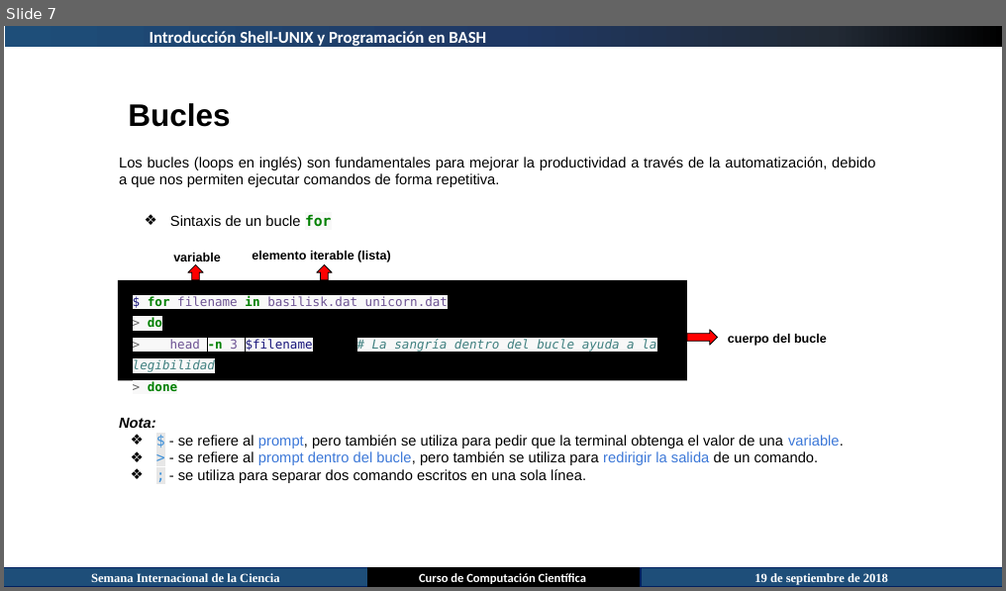
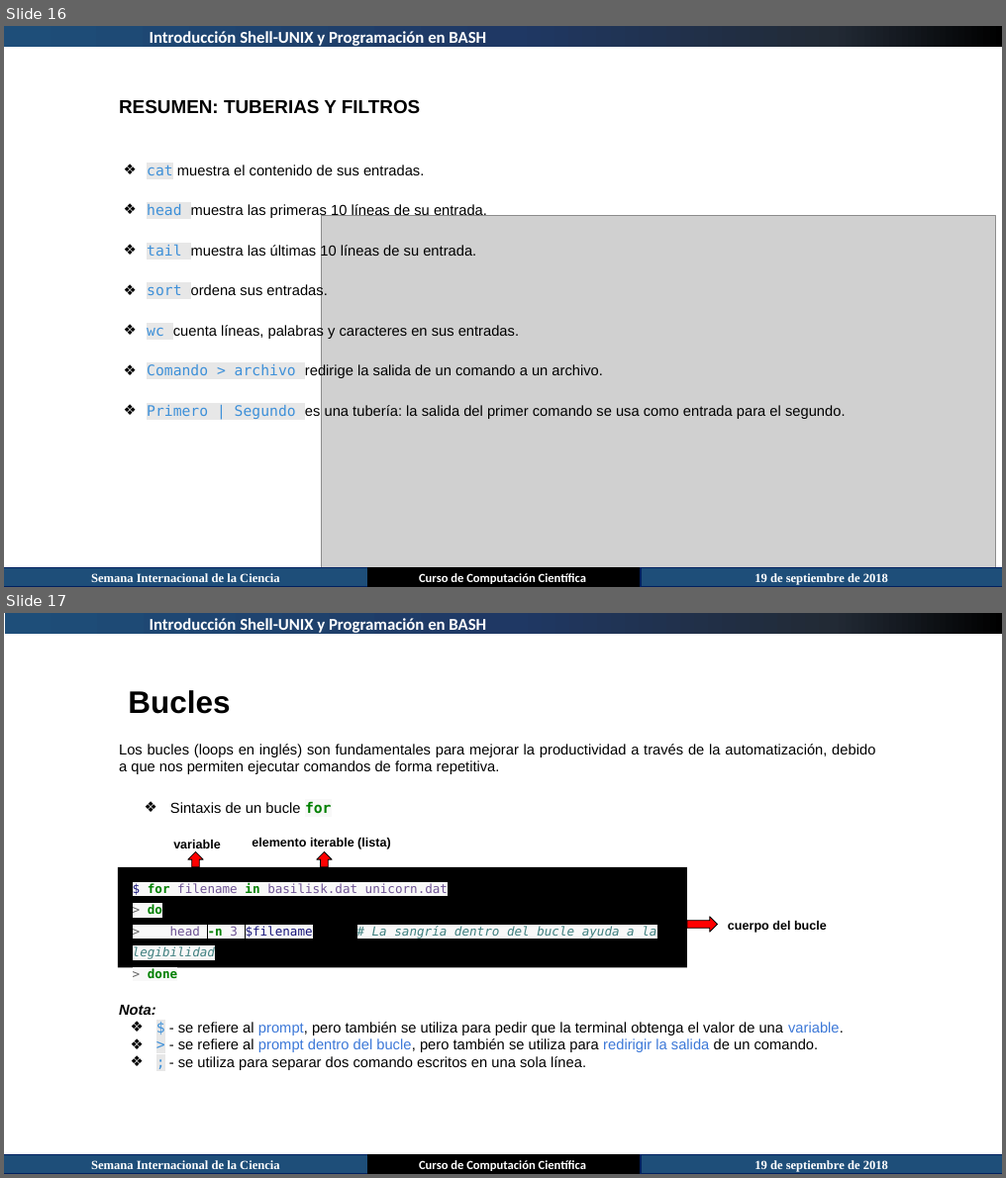
Before and after one commit to juan-pineda/Curso_computacion_cientifica, a slide deck: 03-Shell-Unix/Introducción Shell-UNIX.pptx. Shown one above the other, each under a label of ours: slide 7 before the commit, slides 16 and 17 after it. The pictures are 1006x591 and 1006x1178 pixels, drawn with LibreOffice and Linux fonts; fonts in the diff are those of the drawing; grey boxes stand for pictures. Boxes give left, top, right and bottom in pixels: in the first picture for what was removed or moved away, otherwise in the second. Text is boxed around its words. In the diff, an @@ line names an element or a change of style, - is before the commit and + after.

Commit message:
actualizacion curso shell

```diff
--- a/03-Shell-Unix/Introducción Shell-UNIX.pptx
+++ b/03-Shell-Unix/Introducción Shell-UNIX.pptx
@@ slide 16 added at [4, 26, 1002, 587], background #FFFFFF @@
@@ rectangle added at [4, 26, 1002, 47], fill gradient #1E4E79 to #1F3864 to #222A35 to #000000 @@
@@ text added at [150, 31, 486, 48], 16 pt, text #FFFFFF, bold @@
+Introducción Shell-UNIX y Programación en BASH
@@ text added at [119, 99, 420, 114], 18 pt, text #000000, bold @@
+RESUMEN: TUBERIAS Y FILTROS
@@ text added at [147, 165, 846, 419], 14 pt, text #000000 @@
+❖ cat muestra el contenido de sus entradas.
+❖ head muestra las primeras 10 líneas de su entrada.
+❖ tail muestra las últimas 10 líneas de su entrada.
+❖ sort ordena sus entradas.
+❖ wc cuenta líneas, palabras y caracteres en sus entradas.
+❖ Comando > archivo redirige la salida de un comando a un archivo.
+❖ Primero | Segundo es una tubería: la salida del primer comando se usa como entrada para el segundo.
@@ picture added at [322, 216, 996, 569] @@
@@ rectangle added at [4, 568, 368, 587], fill #1E4E79, outline #002060 1 pt, 12 pt, text #FFFFFF, bold @@
+Semana Internacional de la Ciencia
@@ rectangle added at [368, 568, 642, 587], fill #000000, outline #000000 1 pt, 12 pt, text #FFFFFF, bold @@
+Curso de Computación Científica
@@ rectangle added at [642, 568, 1002, 587], fill #1E4E79, outline #002060 1 pt, 12 pt, text #FFFFFF, bold @@
+19 de septiembre de 2018
@@ what was slide 7 is now slide 17 @@
```
Also in this commit, not shown: 4 slides changed, 9 other slides added.
